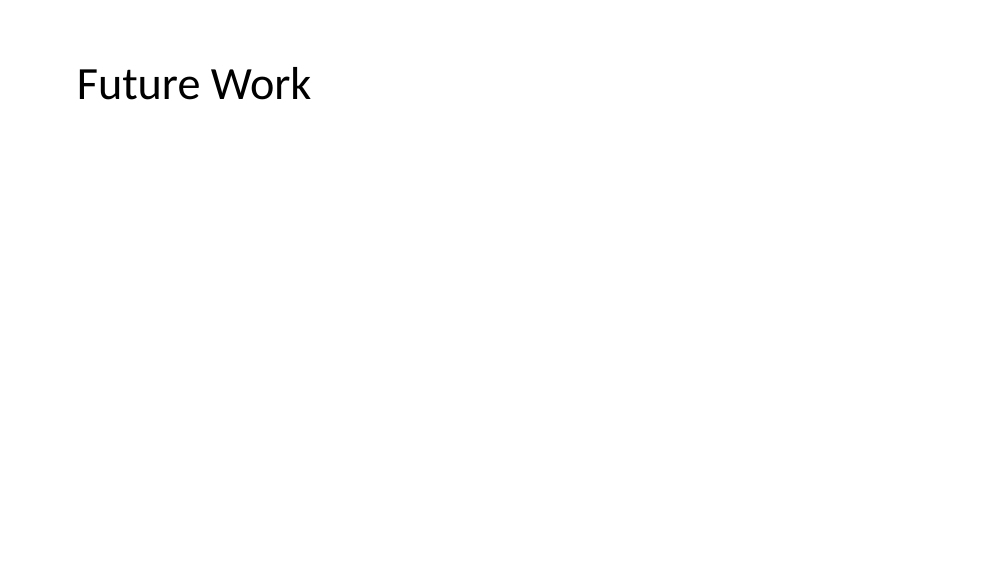
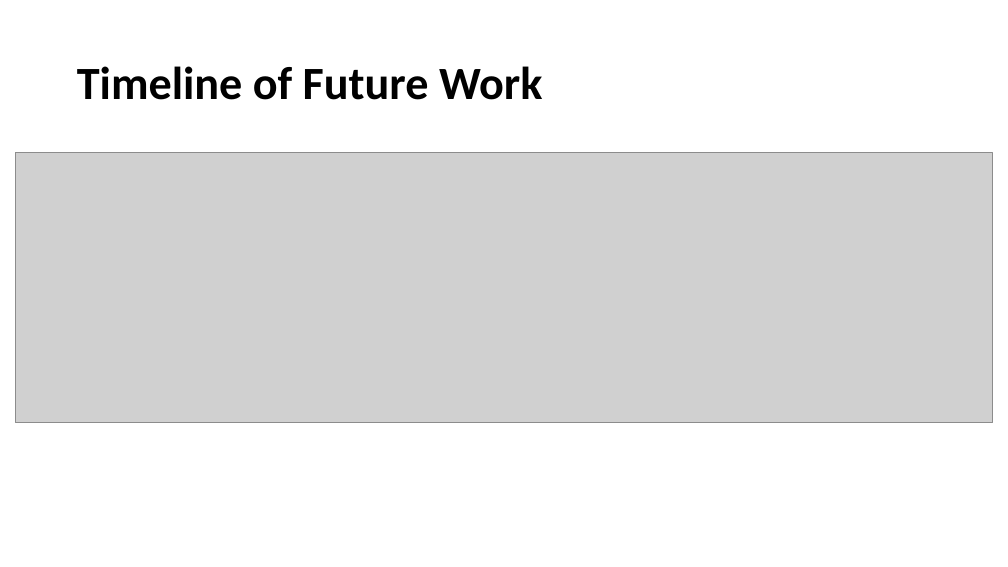
Before and after one commit to anuj-dimri25/Random-Delay-and-Indirections, a slide deck: slide 36 of proposal_dec.pptx (slide 30 before the commit). Drawn at 1008x567 pixels with LibreOffice and Linux fonts; fonts in the diff are those of the drawing; grey boxes stand for pictures. Boxes give left, top, right and bottom in pixels: in the first picture for what was removed or moved away, otherwise in the second. Text is boxed around its words. In the diff, an @@ line names an element or a change of style, - is before the commit and + after.

```diff
--- a/proposal_dec.pptx
+++ b/proposal_dec.pptx
@@ title at box(77, 66, 542, 100): text changed; bold on @@
-Future Work
+Timeline of Future Work
@@ picture added at box(15, 153, 993, 423) @@
```
Also in this commit, not shown: 24 other slides changed, 10 slides added, 2 slides removed.
